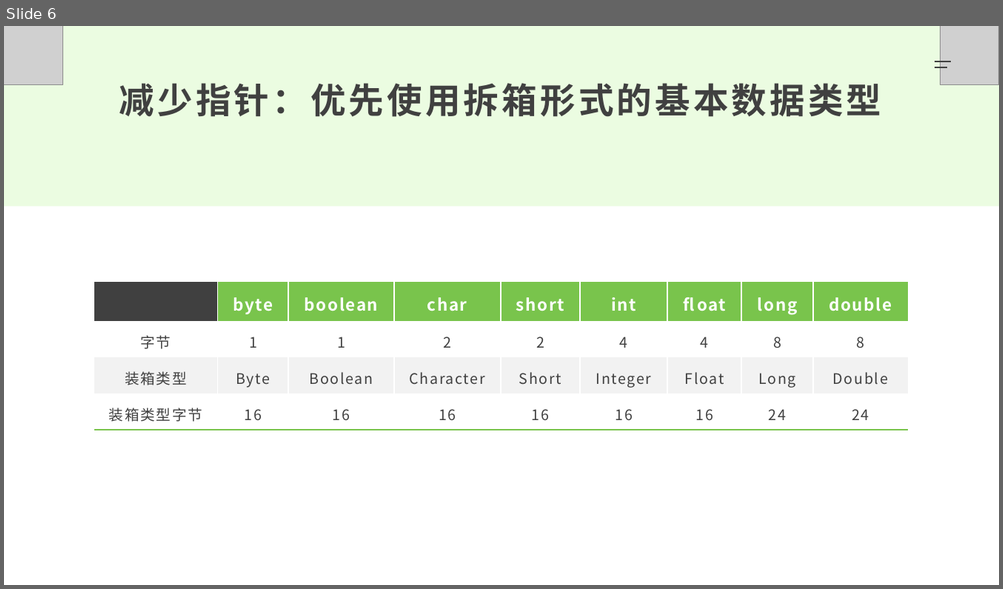
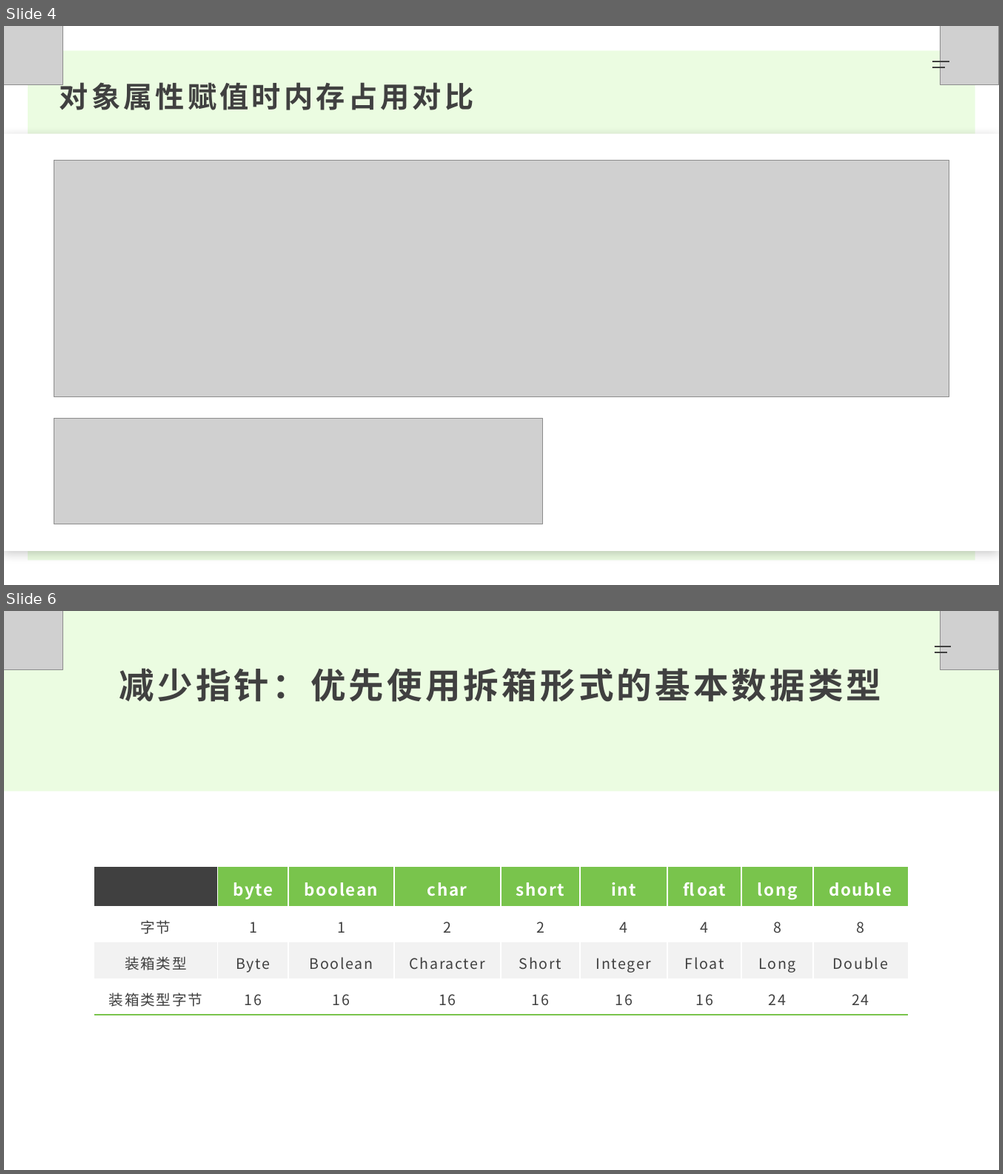
Before and after one commit to JiangJibo/project, a slide deck: web/src/main/resources/Java内存优化分享.pptx. Shown one above the other, each under a label of ours: slide 6 before the commit, slides 4 and 6 after it; the slides between them are not shown. The pictures are 1003x589 and 1003x1174 pixels, drawn with LibreOffice and Linux fonts; fonts in the diff are those of the drawing; grey boxes stand for pictures. Boxes give left, top, right and bottom in pixels: in the first picture for what was removed or moved away, otherwise in the second. Text is boxed around its words. In the diff, an @@ line names an element or a change of style, - is before the commit and + after.

```diff
--- a/web/src/main/resources/Java内存优化分享.pptx
+++ b/web/src/main/resources/Java内存优化分享.pptx
@@ slide 4 added at <box>4,26,999,585</box>, background #FFFFFF @@
@@ picture added at <box>4,26,63,85</box> @@
@@ picture added at <box>940,26,999,85</box> @@
@@ rectangle added at <box>28,50,975,561</box>, fill #EBFCE1 @@
@@ line added from (932, 62) to (949, 62), #404040 1 pt @@
@@ line added from (932, 67) to (945, 67), #404040 1 pt @@
@@ text added at <box>60,78,473,110</box>, 28 pt, text #404040, bold @@
+对象属性赋值时内存占用对比
@@ rectangle added at <box>4,134,999,552</box>, fill #FFFFFF @@
@@ picture added at <box>54,160,949,397</box> @@
@@ picture added at <box>54,418,543,525</box> @@
```
Also in this commit, not shown: 9 slides changed, 2 other slides added, 4 slides removed, 2 other files.
